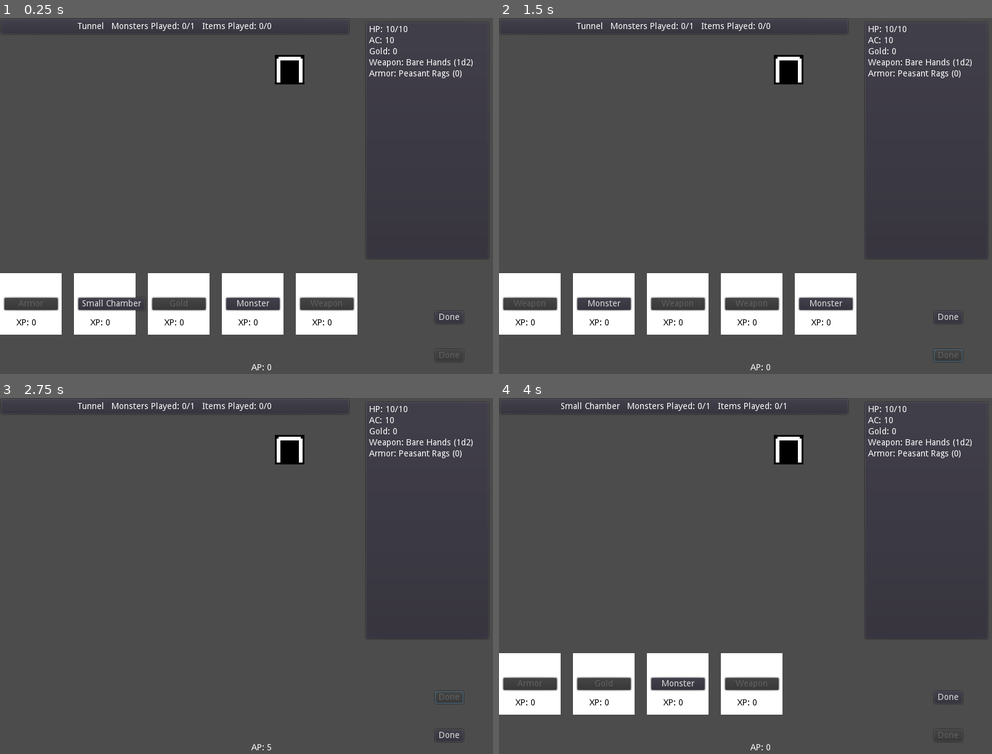
Above: before the commit, frames 1-4 (two rows, left to right).
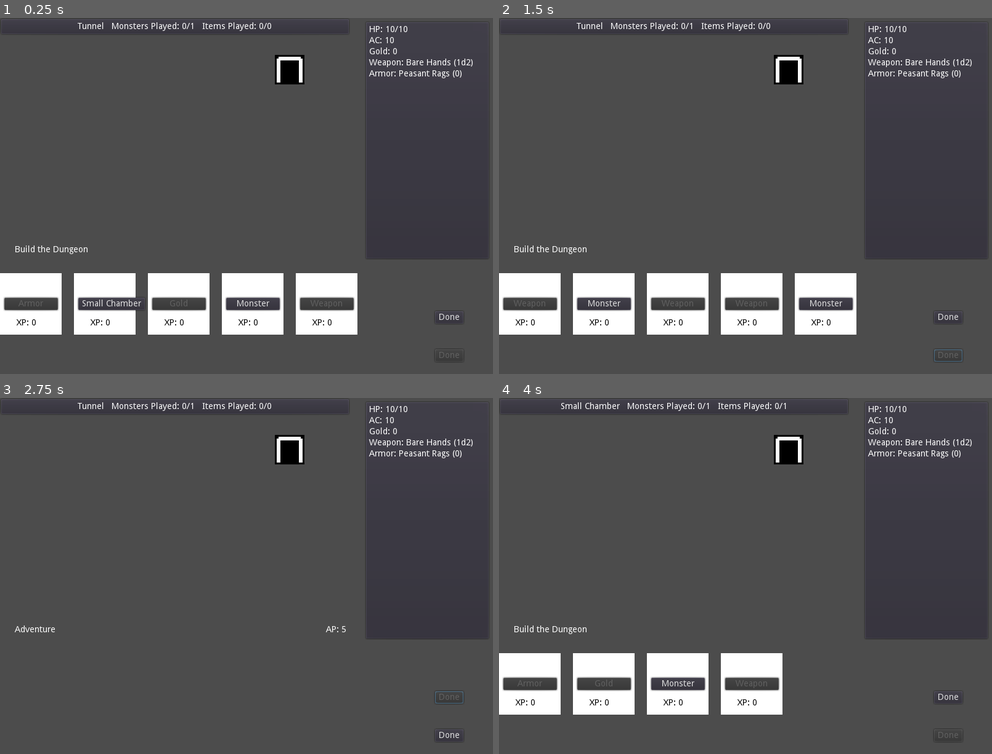
Above: after the commit, the same moments.

Repository: doctor-g/7DRL-2021
Game: Godot game, scene res://src/Game.tscn
The game is run twice, just before and just after one commit, with the same random seed, the same clock (stepped at 60 frames per second) and the same inputs.
Inputs:
- Up to frame 1 (0.25 s): no input
- Up to frame 2 (1.5 s): click "Done" at 0.5 s; click "Done" at 1.25 s
- Up to frame 3 (2.75 s): click "Done" at 2 s
- Up to frame 4 (4 s): click "Done" at 2.75 s; click "Small Chamber" at 3.5 s

The runs differ from the first frame. In frame 1, 0.1% of the frame differs, in the area x 3-55%, y 63-99%; in frame 2, 0.1%; in frame 3, 0.1%; in frame 4, 0.1%.

Commit message:
Add phase panel to show phase and AP

Diff:
--- a/project/src/Game.gd
+++ b/project/src/Game.gd
@@ -1,12 +1,19 @@
 class_name Game
 extends Node2D
 
+signal ap_changed
+signal phase_changed
+
 const _Tunnel := preload("res://src/Rooms/Tunnel.gd")
-
-var ap := 0
+const PHASES = [ "Build", "Adventure" ]
+const BUILD_PHASE = PHASES[0]
+const ADVENTURE_PHASE = PHASES[1]
+
+var ap := 0 setget _set_ap
 var player := preload("res://src/Player.gd").new()
 var room setget _set_room
 
+var _phase : String = PHASES[0] setget _set_phase
 var _deck = []
 var _discard = []
 
@@ -14,8 +21,8 @@
 
 func _ready():
 	# Initialize UI
-	_update_ap_label()
 	$PlayerInfoPanel.init(player)
+	$PhasePanel.bind_to(self)
 	_set_room(_Tunnel.new())
 
 	# Load the cards
@@ -102,8 +109,7 @@
 
 func _on_CardsDoneButton_pressed():
 	for child in $CardBox.get_children():
-		ap += 1
-		_update_ap_label()
+		_set_ap(ap + 1)
 		child.disconnect("played", self, "_on_Card_played")
 		$CardBox.remove_child(child)
 		_discard.append(child)
@@ -117,13 +123,11 @@
 		item.connect("pressed", self, "_on_Item_looted", [item])
 	$DoorSlot.get_child(0).connect("pressed", self, "_on_Door_pressed")
 
+	_set_phase(ADVENTURE_PHASE)
+
 
 func has_monster():
 	return $MonsterSlot.get_child_count() > 0
-
-
-func _update_ap_label() -> void:
-	$HBoxContainer/APLabel.text = "AP: %d" % ap
 
 
 func _on_ActionsDoneButton_pressed():
@@ -141,11 +145,11 @@
 	$DoorSlot.get_child(0).disconnect("pressed", self, "_on_Door_pressed")
 
 	# Clean up the phase
-	ap = 0
-	_update_ap_label()
+	_set_ap(0)
 	$CardsDoneButton.disabled = false
 	$ActionsDoneButton.disabled = true
 	_draw_hand()
+	_set_phase(BUILD_PHASE)
 
 
 func has_loot() -> bool:
@@ -162,28 +166,22 @@
 			print("%sYou hit for %d damage!" % [message, damage])
 		else:
 			print(message + "You missed.")
-		ap -= 1
-		_update_ap_label()
+		_set_ap(ap-1)
 
 
 func _on_Item_looted(item)->void:
 	if ap > 0:
 		item.pickup(player)
 		item.get_parent().remove_child(item)
-		ap -= 1
-
+		_set_ap(ap-1)
 		item.disconnect("pressed", self, "_on_Item_looted")
-
 		_do_all_monster_attack()
-
-		_update_ap_label()
 
 
 func _on_Door_pressed():
 	if has_monster():
 		_do_all_monster_attack()
-		ap -= 1
-		_update_ap_label()
+		_set_ap(ap-1)
 	else:
 		for item in $ItemSlot.get_children():
 			$ItemSlot.remove_child(item)
@@ -202,3 +200,14 @@
 			player.hp -= damage
 		else:
 			print(message + "It misses!")
+
+
+func _set_ap(value):
+	ap = value
+	emit_signal("ap_changed", ap)
+
+
+func _set_phase(value):
+	assert(PHASES.has(value))
+	_phase = value
+	emit_signal("phase_changed", _phase)
--- a/project/src/Game.tscn
+++ b/project/src/Game.tscn
@@ -1,34 +1,16 @@
-[gd_scene load_steps=5 format=2]
+[gd_scene load_steps=6 format=2]
 
 [ext_resource path="res://src/Game.gd" type="Script" id=1]
 [ext_resource path="res://src/Door.tscn" type="PackedScene" id=2]
 [ext_resource path="res://src/UI/PlayerInfoPanel.tscn" type="PackedScene" id=3]
 [ext_resource path="res://src/UI/RoomInfoPanel.tscn" type="PackedScene" id=4]
+[ext_resource path="res://src/UI/PhasePanel.tscn" type="PackedScene" id=5]
 
 [node name="Game" type="Node2D"]
 script = ExtResource( 1 )
 __meta__ = {
 "_edit_lock_": true
 }
-
-[node name="HBoxContainer" type="HBoxContainer" parent="."]
-anchor_left = 0.5
-anchor_top = 1.0
-anchor_right = 0.5
-anchor_bottom = 1.0
-margin_left = 408.23
-margin_top = 559.19
-margin_right = 604.23
-margin_bottom = 579.19
-__meta__ = {
-"_edit_use_anchors_": false
-}
-
-[node name="APLabel" type="Label" parent="HBoxContainer"]
-margin_top = 3.0
-margin_right = 33.0
-margin_bottom = 17.0
-text = "AP: X"
 
 [node name="CardBox" type="HBoxContainer" parent="."]
 margin_top = 415.311
@@ -80,5 +62,11 @@
 [node name="RoomInfoPanel" parent="." instance=ExtResource( 4 )]
 margin_right = 568.0
 margin_bottom = 28.0
+
+[node name="PhasePanel" parent="." instance=ExtResource( 5 )]
+margin_left = 24.0
+margin_top = 370.0
+margin_right = 562.0
+margin_bottom = 386.0
 [connection signal="pressed" from="CardsDoneButton" to="." method="_on_CardsDoneButton_pressed"]
 [connection signal="pressed" from="ActionsDoneButton" to="." method="_on_ActionsDoneButton_pressed"]
--- /dev/null
+++ b/project/src/UI/PhasePanel.gd
@@ -0,0 +1,16 @@
+extends Control
+
+
+func bind_to(game):
+	game.connect("ap_changed", self, "_on_ap_changed")
+	game.connect("phase_changed", self, "_on_phase_changed")
+	_on_phase_changed(game._phase)
+
+
+func _on_ap_changed(ap : int) -> void:
+	$ApLabel.text = "AP: %d" % ap
+
+
+func _on_phase_changed(phase) -> void:
+	$ApLabel.visible = phase == Game.ADVENTURE_PHASE
+	$PhaseLabel.text = "Build the Dungeon" if phase == Game.BUILD_PHASE else "Adventure"
--- /dev/null
+++ b/project/src/UI/PhasePanel.tscn
@@ -0,0 +1,26 @@
+[gd_scene load_steps=2 format=2]
+
+[ext_resource path="res://src/UI/PhasePanel.gd" type="Script" id=1]
+
+[node name="PhasePanel" type="Control"]
+anchor_right = 1.0
+anchor_bottom = 1.0
+script = ExtResource( 1 )
+__meta__ = {
+"_edit_use_anchors_": false
+}
+
+[node name="PhaseLabel" type="Label" parent="."]
+margin_right = 119.0
+margin_bottom = 14.0
+text = "Build the Dungeon"
+
+[node name="ApLabel" type="Label" parent="."]
+anchor_left = 1.0
+anchor_right = 1.0
+margin_left = -33.0
+margin_bottom = 14.0
+text = "AP: 0"
+__meta__ = {
+"_edit_use_anchors_": false
+}
